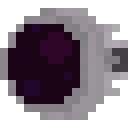
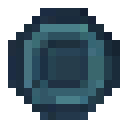
Before/after of a w=128, h=128 layered artwork. What changed in the layer stack:
added layer "spacer" above "Curves 2" over [8, 8, 120, 120]
hid "Curves 1" over [0, 8, 128, 120]
